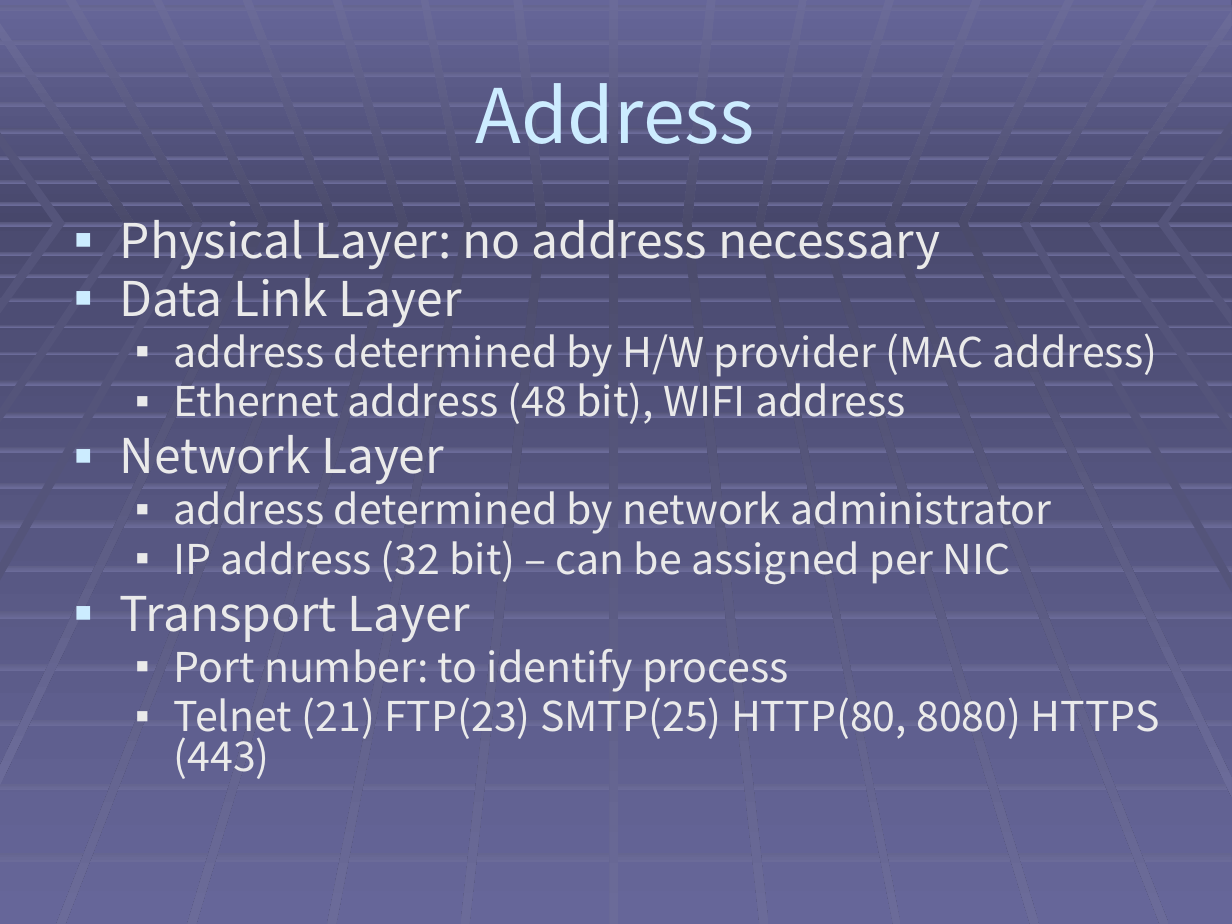
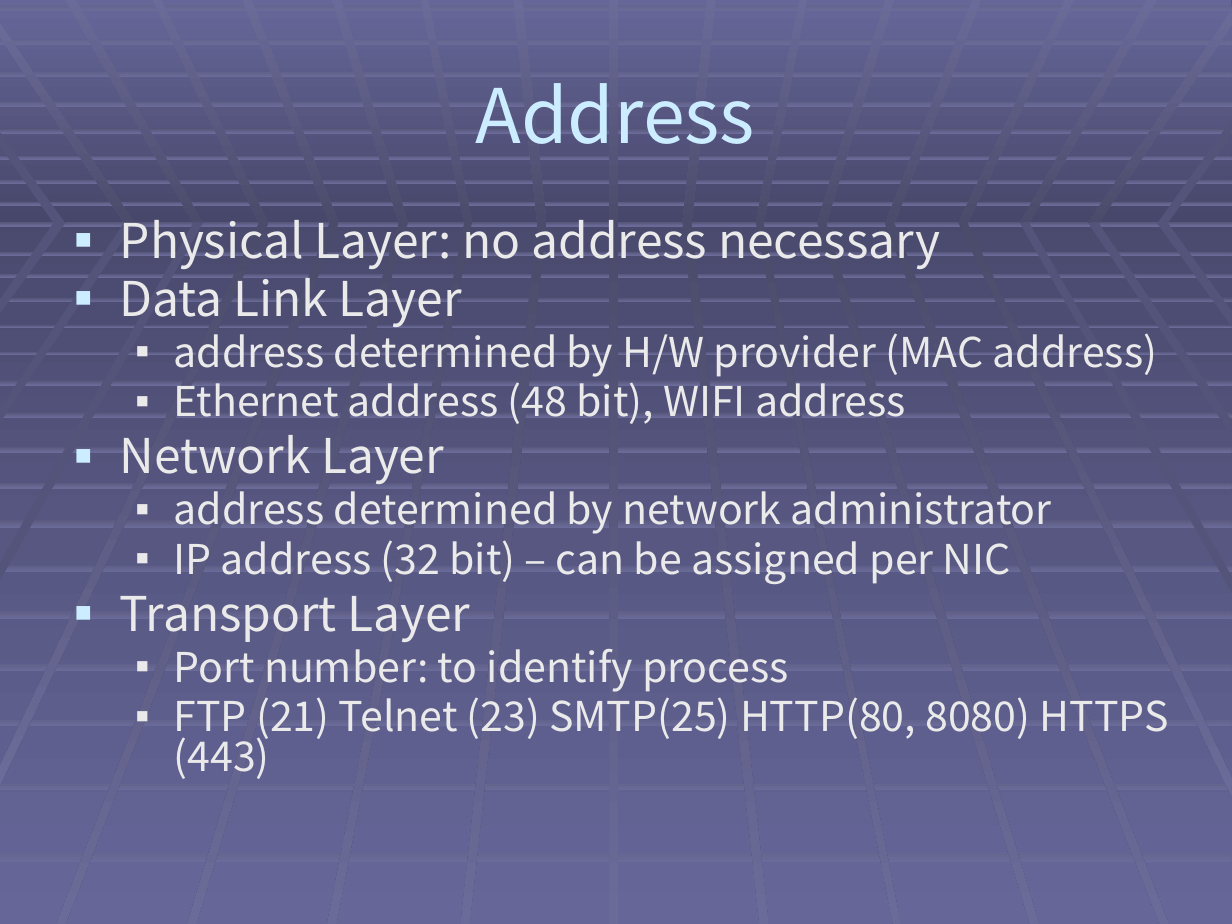
Before and after one commit to hansung6326/2-2class, a slide deck: slide 35 of Network/netoverview0.ppt. Drawn at 1232x924 pixels with LibreOffice and Linux fonts; fonts in the diff are those of the drawing. Boxes give left, top, right and bottom in pixels: in the first picture for what was removed or moved away, otherwise in the second. Text is boxed around its words. In the diff, an @@ line names an element or a change of style, - is before the commit and + after.

```diff
--- a/Network/netoverview0.ppt
+++ b/Network/netoverview0.ppt
@@ text at bbox=[174, 689, 1168, 779]: text changed @@
-  ▪ Telnet (21) FTP(23) SMTP(25) HTTP(80, 8080) HTTPS (443)
+  ▪ FTP (21) Telnet (23) SMTP(25) HTTP(80, 8080) HTTPS (443)
```
Also in this commit, not shown: 2 other slides changed, 6 other files.
